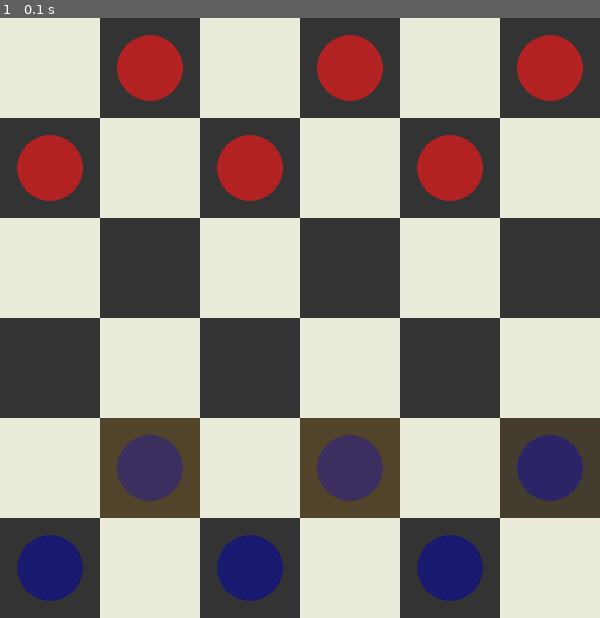
Above: before the commit, frame 1.
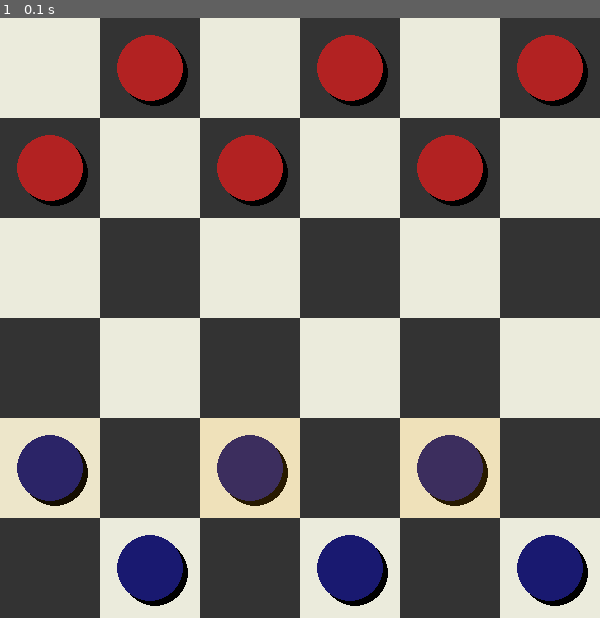
Above: after the commit, the same moment.

Repository: kibria30/minicheckers_pygame
Game: pygame game, started from main.py
Same seed, same stepped clock (60 frames per second), same inputs: the game is played once before the commit and once after it.
Inputs:
- Up to frame 1 (0.1 s): no input

The runs differ from the first frame. In frame 1, 20% of the frame differs, in the area x 2-98%, y 5-98%.

Commit message:
pretty corrected code but need some modification

Diff:
--- a/main.py
+++ b/main.py
@@ -1,103 +1,109 @@
 import pygame
 from pygame import Color
 
+# Initialize Pygame
 pygame.init()
 
+# Constants
 WIDTH, HEIGHT = 600, 600
-ROWS, COLS = 6,6
-SQUARE_SIZE = WIDTH/COLS
+ROWS, COLS = 6, 6
+SQUARE_SIZE = WIDTH // COLS
 
-
-# WHITE = (245, 222, 179)           # deepseek, qwen, gpt
-# BLACK = (101, 67, 33)
-# RED = (200, 50, 50)
-# BLUE = (40, 40, 40)
-# MOVABLE_PIECE = (255, 215, 0) #(255, 255, 100, 0.10)
-# # SELECTED_PIECE =
-# # VALID_MOVE =
-
-
-WHITE = Color(235, 235, 220)               # claude
+# Colors
+WHITE = Color(235, 235, 220)
 BLACK = (51, 51, 51)
 RED = (178, 34, 34)
 BLUE = (25, 25, 112)
 MOVABLE_PIECE = Color(255, 165, 0, 20)
-SELECTED_PIECE = Color(255, 69, 0, 50)  # Orange red with 50 alpha
-VALID_MOVE = Color(135, 206, 250, 100)   # Light sky blue with 100 alpha
+SELECTED_PIECE = Color(255, 69, 0, 50)
+VALID_MOVE = Color(135, 206, 250, 100)
+BACKGROUND_GRADIENT = (0, 0, 255)  # Blue gradient
 
-
+# Piece representation
 EMPTY = 0
 COM_PIECE = 1
 PLAYER_PIECE = 2
 COM_KING = 3
 PLAYER_KING = 4
 
+# Initialize the board
 board = [
     [EMPTY, COM_PIECE, EMPTY, COM_PIECE, EMPTY, COM_PIECE],
     [COM_PIECE, EMPTY, COM_PIECE, EMPTY, COM_PIECE, EMPTY],
     [EMPTY, EMPTY, EMPTY, EMPTY, EMPTY, EMPTY],
     [EMPTY, EMPTY, EMPTY, EMPTY, EMPTY, EMPTY],
-    [EMPTY, PLAYER_PIECE, EMPTY, PLAYER_PIECE, EMPTY, PLAYER_PIECE],
-    [PLAYER_PIECE, EMPTY, PLAYER_PIECE, EMPTY, PLAYER_PIECE, EMPTY]
+    [PLAYER_PIECE, EMPTY, PLAYER_PIECE, EMPTY, PLAYER_PIECE, EMPTY],
+    [EMPTY, PLAYER_PIECE, EMPTY, PLAYER_PIECE, EMPTY, PLAYER_PIECE]
 ]
 
+# Set up the display
 screen = pygame.display.set_mode((WIDTH, HEIGHT))
-pygame.display.set_caption("Mini checkers")
+pygame.display.set_caption("Mini Checkers")
 
+# Game variables
 PLAYER_TURN = True
 selected_piece = None
 movable_pieces = []
 valid_move = []
 
+# Draw gradient background
+def draw_gradient_background():
+    for y in range(HEIGHT):
+        color = (int(255 * (y / HEIGHT)), int(255 * (y / HEIGHT)), 255)  # Blue gradient
+        pygame.draw.line(screen, color, (0, y), (WIDTH, y))
+
+# Draw the board
 def draw_board():
     for row in range(ROWS):
         for col in range(COLS):
-            color = BLACK if (row+col)%2 else WHITE
-            pygame.draw.rect(screen, color, pygame.Rect(col * SQUARE_SIZE, row * SQUARE_SIZE, SQUARE_SIZE, SQUARE_SIZE))
+            color = WHITE if (row + col) % 2 == 0 else BLACK
+            pygame.draw.rect(screen, color, (col * SQUARE_SIZE, row * SQUARE_SIZE, SQUARE_SIZE, SQUARE_SIZE))
 
+# Draw pieces with shadows
 def draw_pieces():
     for row in range(ROWS):
         for col in range(COLS):
             piece = board[row][col]
             if piece != EMPTY:
-                if piece == COM_PIECE:
+                # Draw shadow
+                shadow_offset = 5
+                shadow_color = (0, 0, 0, 100)
+                pygame.draw.circle(screen, shadow_color, (col * SQUARE_SIZE + SQUARE_SIZE // 2 + shadow_offset, row * SQUARE_SIZE + SQUARE_SIZE // 2 + shadow_offset), SQUARE_SIZE // 3)
+
+                # Draw piece
+                if piece == COM_PIECE or piece == COM_KING:
                     color = RED
-                elif piece == PLAYER_PIECE:
+                elif piece == PLAYER_PIECE or piece == PLAYER_KING:
                     color = BLUE
-                pygame.draw.circle(screen, color, [col*SQUARE_SIZE+(SQUARE_SIZE//2), row*SQUARE_SIZE+(SQUARE_SIZE//2)], SQUARE_SIZE//3)
-                # if piece == COM_KING or piece == PLAYER_KING:
-                #     pygame.draw.circle(screen, WHITE, (col * SQUARE_SIZE + SQUARE_SIZE // 2, row * SQUARE_SIZE + SQUARE_SIZE // 2), SQUARE_SIZE // 6)
+                pygame.draw.circle(screen, color, (col * SQUARE_SIZE + SQUARE_SIZE // 2, row * SQUARE_SIZE + SQUARE_SIZE // 2), SQUARE_SIZE // 3)
 
-# def draw_king():
-#     pygame.draw.polygon(screen, (0, 255, 0), [[15, 75], [25,50], [35,62], [45, 37], [55,62], [65, 50], [75, 75]])
-
+# Draw highlights for movable pieces, selected piece, and valid moves
 def draw_highlights():
-    # Create a surface for movable pieces highlight
+    # Movable pieces
     movable_highlight = pygame.Surface((SQUARE_SIZE, SQUARE_SIZE), pygame.SRCALPHA)
     movable_highlight.fill(MOVABLE_PIECE)
-
-    # Draw movable pieces highlight
     for (row, col) in movable_pieces:
         screen.blit(movable_highlight, (col * SQUARE_SIZE, row * SQUARE_SIZE))
 
-    # Draw selected piece highlight
+    # Selected piece
     if selected_piece:
         row, col = selected_piece
         selected_highlight = pygame.Surface((SQUARE_SIZE, SQUARE_SIZE), pygame.SRCALPHA)
         selected_highlight.fill(SELECTED_PIECE)
         screen.blit(selected_highlight, (col * SQUARE_SIZE, row * SQUARE_SIZE))
 
-    # Draw valid moves highlight
+    # Valid moves
     for (row, col) in valid_move:
         valid_highlight = pygame.Surface((SQUARE_SIZE, SQUARE_SIZE), pygame.SRCALPHA)
         valid_highlight.fill(VALID_MOVE)
         screen.blit(valid_highlight, (col * SQUARE_SIZE, row * SQUARE_SIZE))
 
+# Get row and column from mouse position
+def get_row_col_from_mouse(pos):
+    x, y = pos
+    return int(y // SQUARE_SIZE), int(x // SQUARE_SIZE)
 
-def get_row_col_from_mouse(pos):
-    x ,y = pos
-    return int(y//SQUARE_SIZE), int(x//SQUARE_SIZE)
-
+# Get movable pieces for the player
 def get_movable_pieces():
     global movable_pieces
     movable_pieces = []
@@ -111,48 +117,21 @@
                     if col < COLS - 1 and board[row - 1][col + 1] == EMPTY:
                         movable_pieces.append((row, col))
 
-
-def computerPlay():
-    global PLAYER_TURN
-    print("Now computer's turn")
-    PLAYER_TURN = True
-    print("from comPlay, player Turn: ", PLAYER_TURN)
-    return
-
-
-
+# Handle player moves
 def playerPlay(event):
-    global PLAYER_TURN, selected_piece, valid_move, movable_pieces
-    print("from player play, turn: ",PLAYER_TURN)
-
+    global PLAYER_TURN, selected_piece, valid_move
     if event.type == pygame.MOUSEBUTTONDOWN:
         pos = pygame.mouse.get_pos()
         row, col = get_row_col_from_mouse(pos)
-        print(row, col)
         piece = board[row][col]
+
         if selected_piece:
             if (row, col) in valid_move:
                 board[row][col] = board[selected_piece[0]][selected_piece[1]]
                 board[selected_piece[0]][selected_piece[1]] = EMPTY
                 selected_piece = None
                 valid_move = []
-                PLAYER_TURN = False  # Switch to computer's turn
-
-            elif piece == PLAYER_PIECE and (row, col) in movable_pieces:
-                selected_piece = (row, col)
-                valid_move = []
-                if row > 0:
-                    if col > 0 and board[row - 1][col - 1] == EMPTY:
-                        valid_move.append((row - 1, col - 1))
-                    if col < COLS - 1 and board[row - 1][col + 1] == EMPTY:
-                        valid_move.append((row - 1, col + 1))
-                print("Valid moves:", valid_move)
-
-            # else:
-            #     selected_piece = None
-            #     valid_move = []
-
-
+                PLAYER_TURN = False
         else:
             if piece == PLAYER_PIECE and (row, col) in movable_pieces:
                 selected_piece = (row, col)
@@ -162,11 +141,16 @@
                         valid_move.append((row - 1, col - 1))
                     if col < COLS - 1 and board[row - 1][col + 1] == EMPTY:
                         valid_move.append((row - 1, col + 1))
-                print("Valid moves:", valid_move)
 
+# Handle computer moves (placeholder)
+def computerPlay():
+    global PLAYER_TURN
+    print("Computer's turn")
+    PLAYER_TURN = True
 
+# Main game loop
 def main():
-    global PLAYER_TURN, movable_pieces
+    global PLAYER_TURN
     run = True
     while run:
         for event in pygame.event.get():
@@ -175,21 +159,17 @@
 
             if PLAYER_TURN:
                 playerPlay(event)
-
             else:
                 computerPlay()
 
-
-
+        draw_gradient_background()
         draw_board()
         draw_pieces()
-        # draw_king()
         get_movable_pieces()
         draw_highlights()
         pygame.display.update()
 
     pygame.quit()
 
-
 if __name__ == "__main__":
     main()
